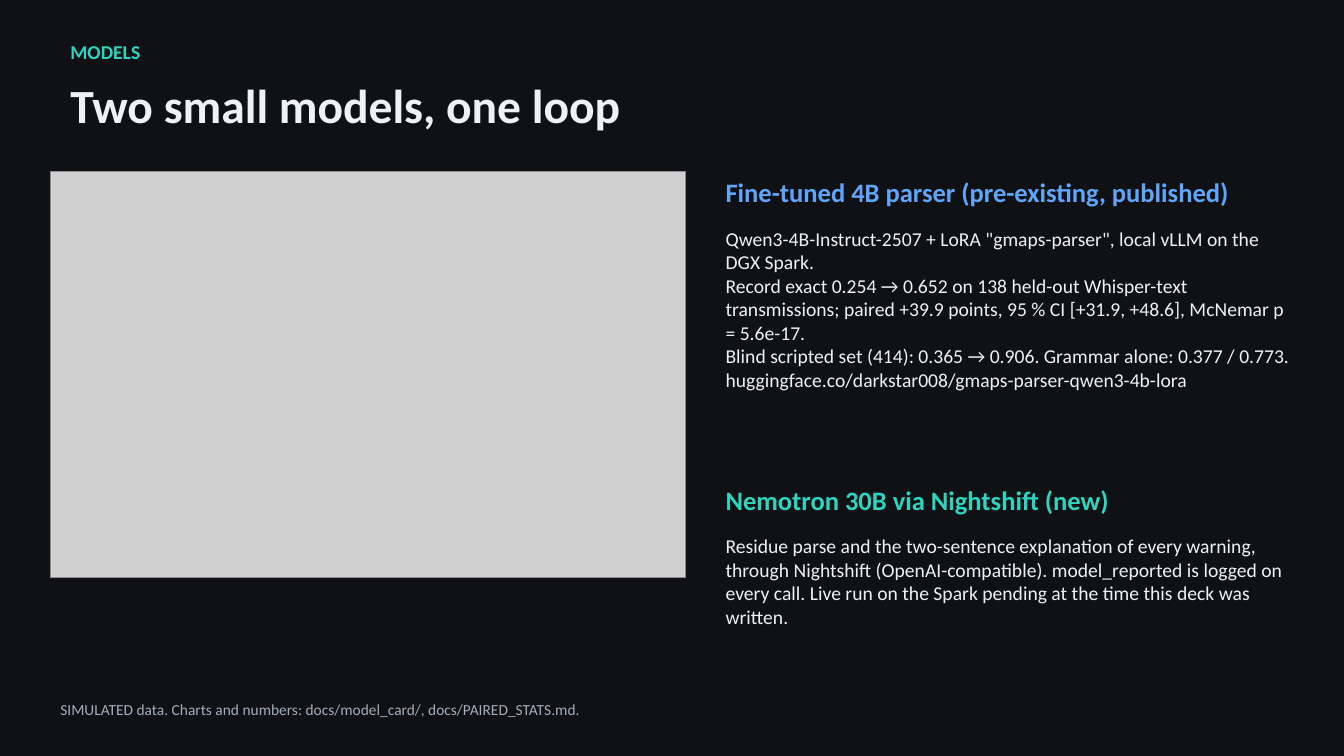
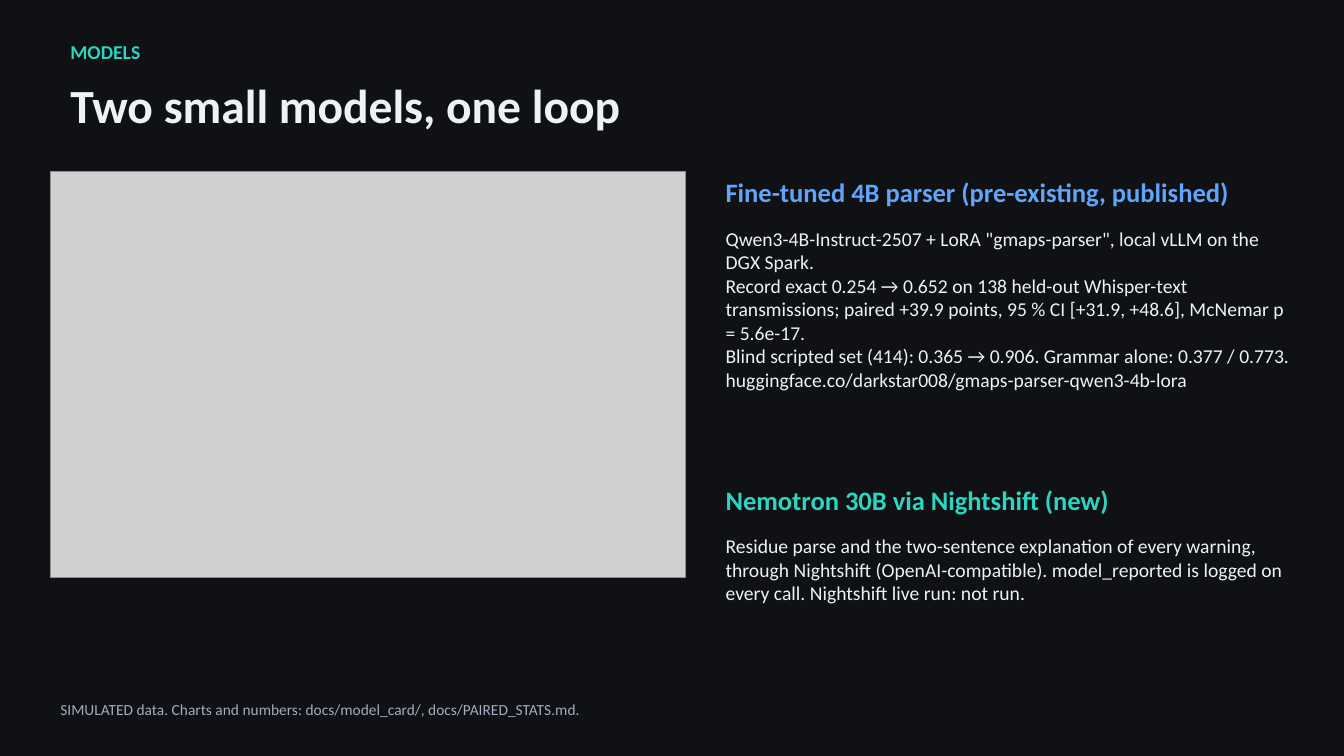
Before and after one commit to francolinx/gmaps, a slide deck: slide 5 of docs/deck/GMAPS_Open_Agent_2026.pptx. Drawn at 1344x756 pixels with LibreOffice and Linux fonts; fonts in the diff are those of the drawing; grey boxes stand for pictures. Boxes give left, top, right and bottom in pixels: in the first picture for what was removed or moved away, otherwise in the second. Text is boxed around its words. In the diff, an @@ line names an element or a change of style, - is before the commit and + after.

```diff
--- a/docs/deck/GMAPS_Open_Agent_2026.pptx
+++ b/docs/deck/GMAPS_Open_Agent_2026.pptx
@@ text at (726, 539, 1282, 604): text changed @@
-Residue parse and the two-sentence explanation of every warning, through Nightshift (OpenAI-compatible). model_reported is logged on every call. Live run on the Spark pending at the time this deck was written.
+Residue parse and the two-sentence explanation of every warning, through Nightshift (OpenAI-compatible). model_reported is logged on every call. Nightshift live run: not run.
```
Also in this commit, not shown: 1 other slide changed, 7 other files.
